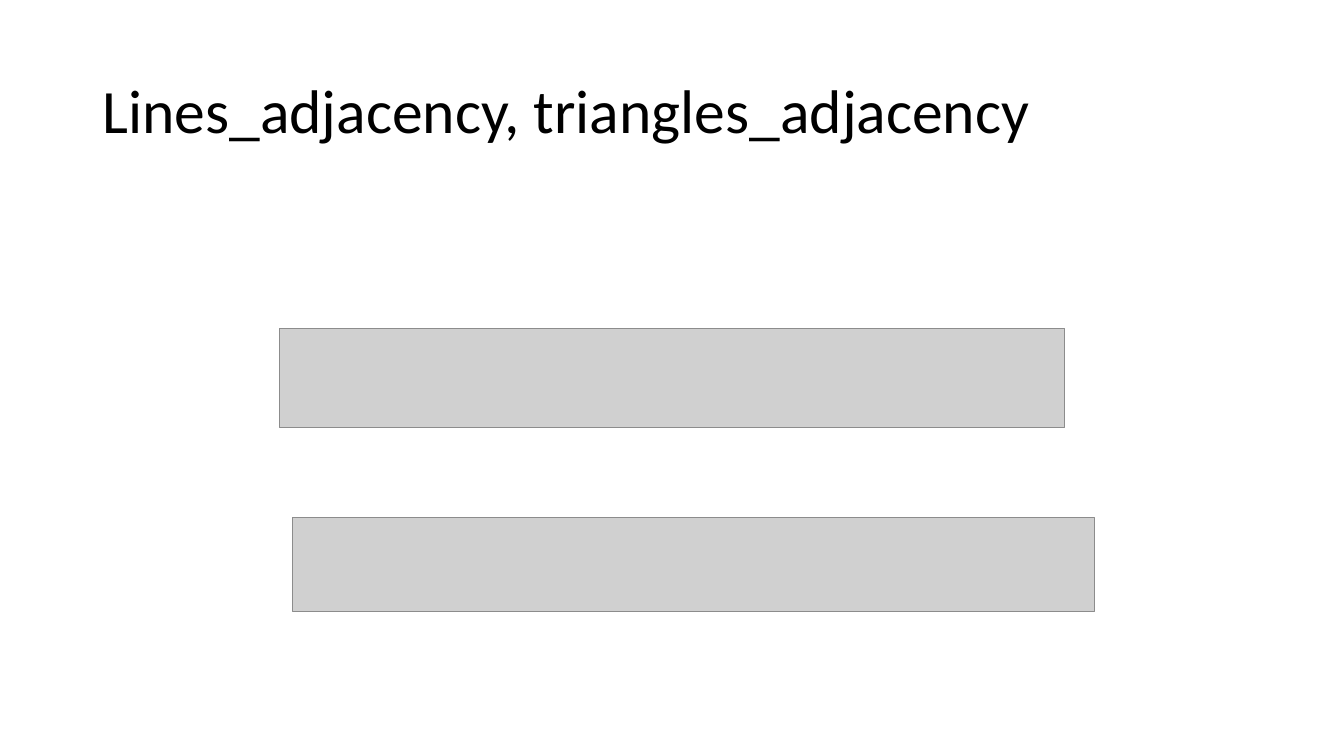
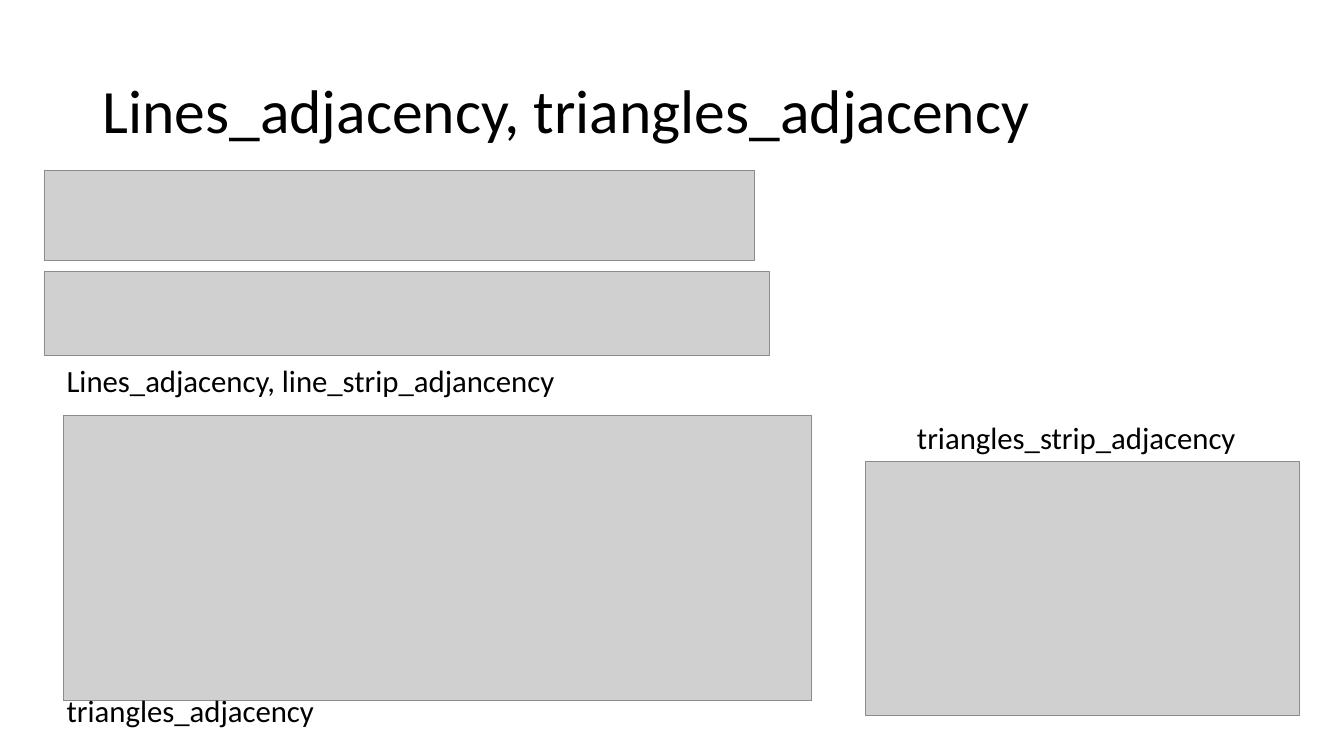
Before and after one commit to easyfly007/opengl_programming_guide, a slide deck: slide 10 of OpenGLProgrammingGuide_10_yifeih.pptx. Drawn at 1344x756 pixels with LibreOffice and Linux fonts; fonts in the diff are those of the drawing; grey boxes stand for pictures. Boxes give left, top, right and bottom in pixels: in the first picture for what was removed or moved away, otherwise in the second. Text is boxed around its words. In the diff, an @@ line names an element or a change of style, - is before the commit and + after.

```diff
--- a/OpenGLProgrammingGuide_10_yifeih.pptx
+++ b/OpenGLProgrammingGuide_10_yifeih.pptx
@@ picture: place and size @@
-picture at [279,329,1065,429]
+picture at [44,170,754,260]
@@ picture: place and size @@
-picture at [292,518,1095,612]
+picture at [44,271,770,356]
@@ text added at [67,370,554,398], 22 pt, text #000000 @@
+Lines_adjacency, line_strip_adjancency
@@ picture added at [64,415,812,701] @@
@@ text added at [917,427,1235,455], 22 pt, text #000000 @@
+triangles_strip_adjacency
@@ picture added at [865,462,1299,717] @@
@@ text added at [67,696,314,728], 22 pt, text #000000 @@
+triangles_adjacency
```
Also in this commit, not shown: 1 other slide changed, 1 slide added, 1 slide removed.
